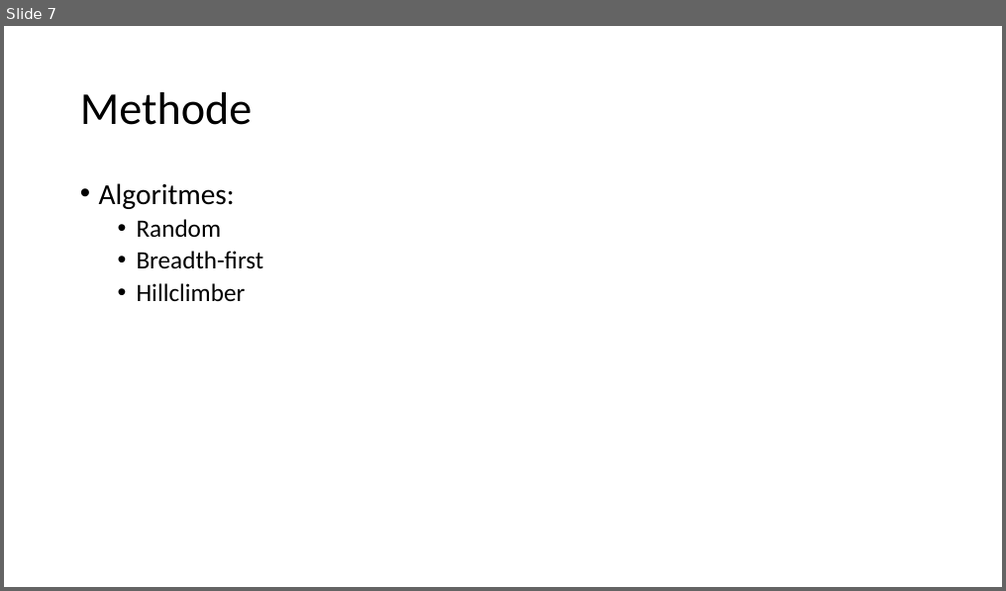
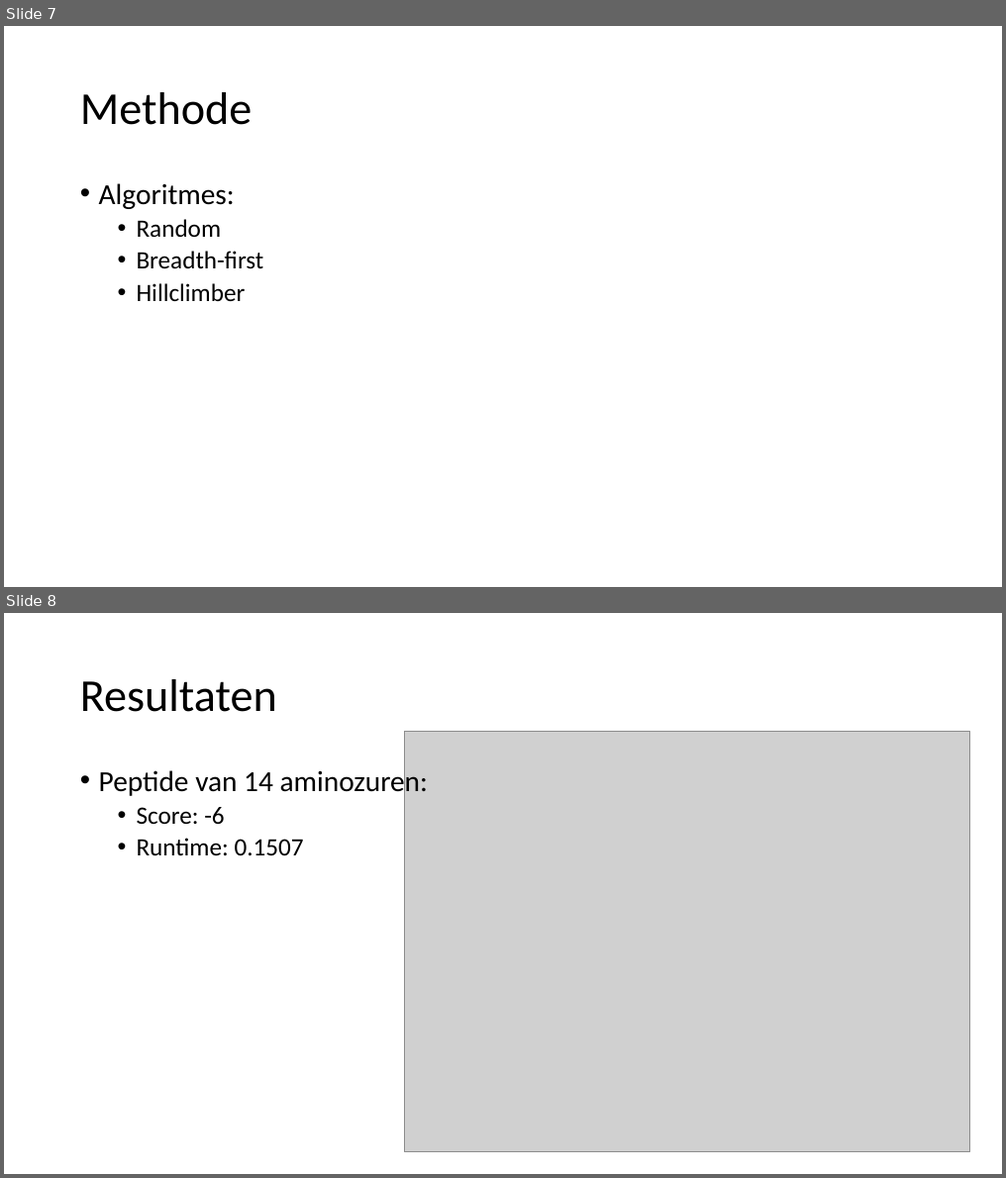
Before and after one commit to LunarLite/Proteasen, a slide deck: Presentations/Proteasen - week 1.pptx. Shown one above the other, each under a label of ours: slide 7 before the commit, slides 7 and 8 after it. The pictures are 1006x591 and 1006x1178 pixels, drawn with LibreOffice and Linux fonts; fonts in the diff are those of the drawing; grey boxes stand for pictures. Boxes give left, top, right and bottom in pixels: in the first picture for what was removed or moved away, otherwise in the second. Text is boxed around its words. In the diff, an @@ line names an element or a change of style, - is before the commit and + after.

```diff
--- a/Presentations/Proteasen - week 1.pptx
+++ b/Presentations/Proteasen - week 1.pptx
@@ slide 8 added at <box>4,613,1002,1174</box>, background #FFFFFF @@
@@ title added at <box>80,679,277,712</box>, 44 pt, text #000000 @@
+Resultaten
@@ picture added at <box>405,731,969,1152</box> @@
@@ text added at <box>99,766,428,857</box>, 28 pt, text #000000 @@
+• Peptide van 14 aminozuren:
+  • Score: -6
+  • Runtime: 0.1507
```
Also in this commit, not shown: 2 other slides added, 1 slide removed, 4 other files.
